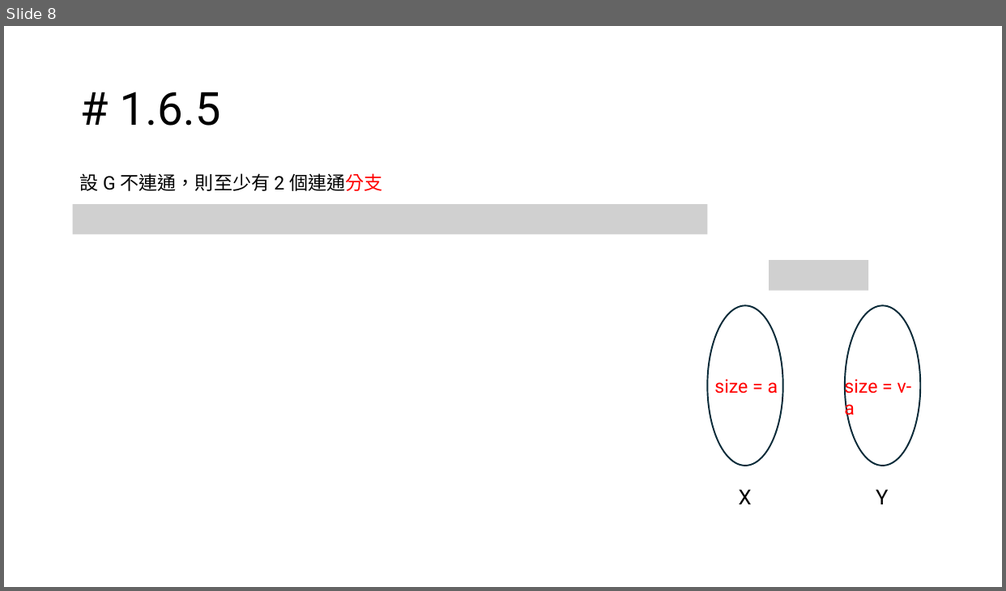
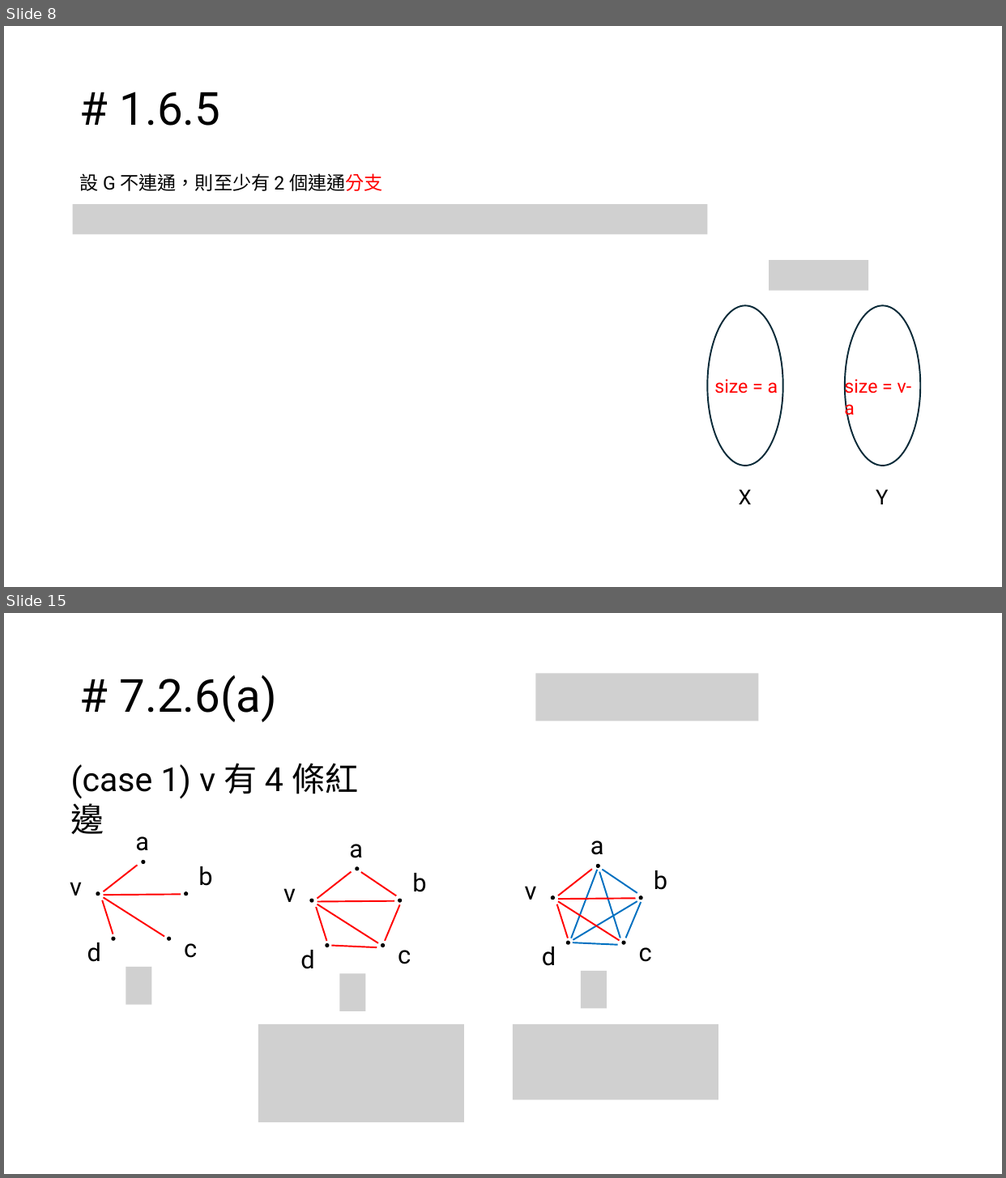
Before and after one commit to PuiPu/senior-college-spring, a slide deck: 圖論/期中圖.pptx. Shown one above the other, each under a label of ours: slide 8 before the commit, slides 8 and 15 after it; the slides between them are not shown. The pictures are 1006x591 and 1006x1178 pixels, drawn with LibreOffice and Linux fonts; fonts in the diff are those of the drawing; grey boxes stand for pictures. Boxes give left, top, right and bottom in pixels: in the first picture for what was removed or moved away, otherwise in the second. Text is boxed around its words. In the diff, an @@ line names an element or a change of style, - is before the commit and + after.

```diff
--- a/圖論/期中圖.pptx
+++ b/圖論/期中圖.pptx
@@ slide 15 added at bbox=[4, 613, 1002, 1174], background #FFFFFF @@
@@ title added at bbox=[120, 675, 277, 722], 44 pt, text #000000 @@
+# 7.2.6(a)
@@ picture added at bbox=[535, 673, 759, 721] @@
@@ text added at bbox=[71, 763, 358, 834], 32 pt, text #000000 @@
+(case 1) v 有 4 條紅邊
@@ line added from (597, 870) to (572, 939), #0070C0 1.5 pt @@
@@ line added from (620, 938) to (600, 872), #0070C0 1.5 pt @@
@@ group added at bbox=[70, 837, 212, 1004]: 5 texts, 5 ellipses, 4 lines, 1 picture @@
+a
+v
+b
+c
+d
@@ line added from (573, 940) to (637, 901), #0070C0 1.5 pt @@
@@ group added at bbox=[283, 844, 426, 1012]: 7 lines, 5 texts, 5 ellipses, 1 picture @@
+a
+v
+b
+c
+d
@@ group added at bbox=[525, 841, 667, 1008]: 7 lines, 5 texts, 5 ellipses, 1 picture @@
+a
+v
+b
+c
+d
@@ picture added at bbox=[258, 1024, 464, 1122] @@
@@ picture added at bbox=[513, 1024, 719, 1101] @@
```
Also in this commit, not shown: 10 other slides added, 12 other files.
